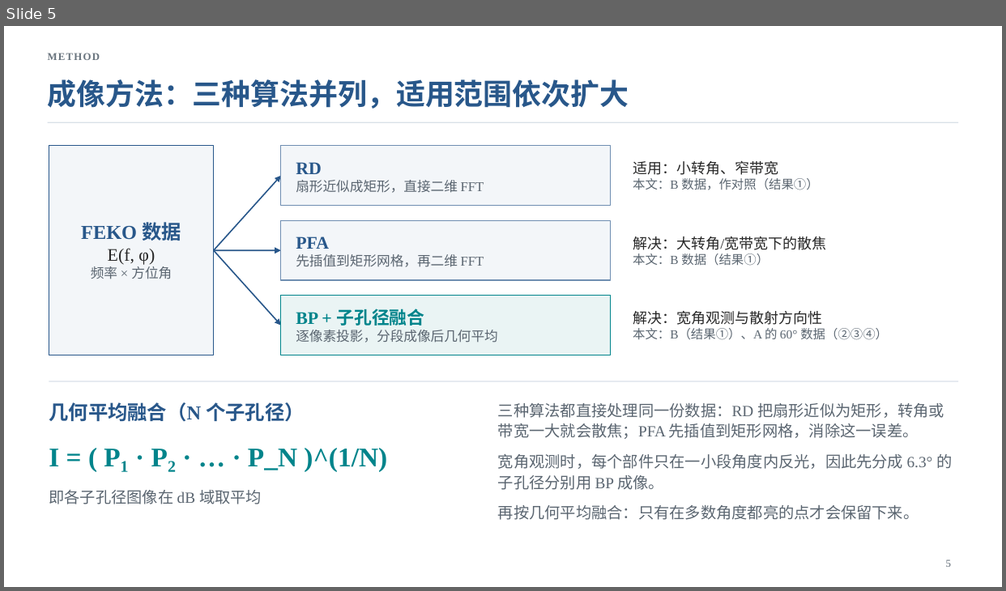
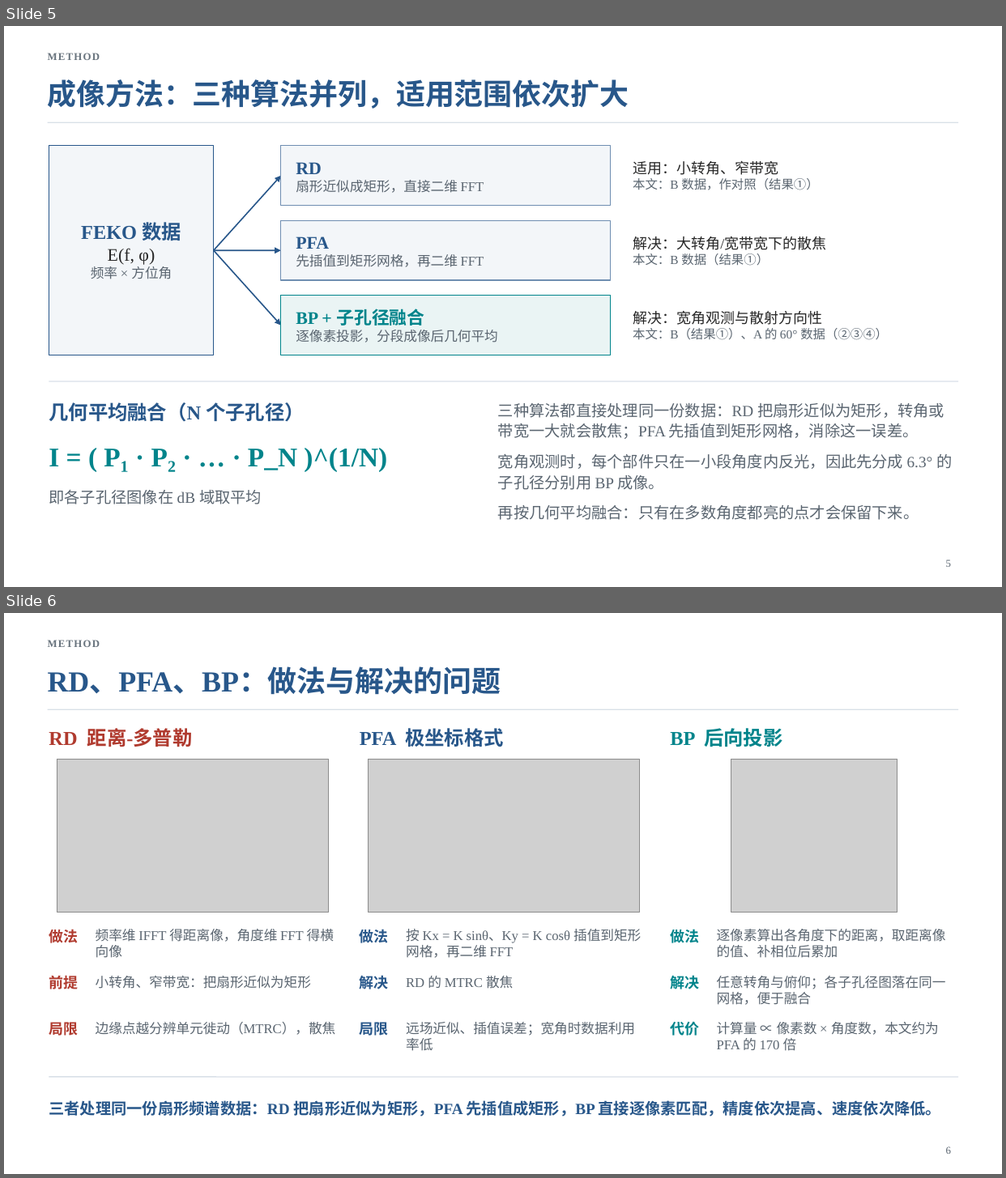
Before and after one commit to anotherdimension1013-del/2026whph, a slide deck: isar/ppt/ISAR_RADARSAT1_汇报.pptx. Shown one above the other, each under a label of ours: slide 5 before the commit, slides 5 and 6 after it. The pictures are 1006x591 and 1006x1178 pixels, drawn with LibreOffice and Linux fonts; fonts in the diff are those of the drawing; grey boxes stand for pictures; background and template pictures are left out. Boxes give left, top, right and bottom in pixels: in the first picture for what was removed or moved away, otherwise in the second. Text is boxed around its words. In the diff, an @@ line names an element or a change of style, - is before the commit and + after.

```diff
--- a/isar/ppt/ISAR_RADARSAT1_汇报.pptx
+++ b/isar/ppt/ISAR_RADARSAT1_汇报.pptx
@@ slide 6 added at <box>4,613,1002,1174</box>, background #FFFFFF; not listed: 1 template element that a slide beside it also shows @@
@@ text added at <box>48,640,100,647</box>, 10 pt, text #68737D, bold @@
+METHOD
@@ title added at <box>48,670,501,695</box>, 28 pt, text #28578A, bold @@
+RD、PFA、BP：做法与解决的问题
@@ text added at <box>49,728,193,747</box>, 19 pt, text #B03A2E, bold @@
+RD 距离-多普勒
@@ text added at <box>360,728,504,747</box>, 19 pt, text #28578A, bold @@
+PFA 极坐标格式
@@ text added at <box>670,728,782,747</box>, 19 pt, text #00848B, bold @@
+BP 后向投影
@@ picture added at <box>57,759,329,913</box> @@
@@ picture added at <box>368,759,640,913</box> @@
@@ picture added at <box>731,759,897,913</box> @@
@@ text added at <box>49,929,78,943</box>, 14 pt, text #B03A2E, bold @@
+做法
@@ text added at <box>96,929,334,958</box>, 13 pt, text #5A6570 @@
+频率维 IFFT 得距离像，角度维 FFT 得横向像
@@ text added at <box>360,929,389,943</box>, 14 pt, text #28578A, bold @@
+做法
@@ text added at <box>406,929,641,958</box>, 13 pt, text #5A6570 @@
+按 Kx = K sinθ、Ky = K cosθ 插值到矩形网格，再二维 FFT
@@ text added at <box>670,929,699,943</box>, 14 pt, text #00848B, bold @@
+做法
@@ text added at <box>717,929,946,958</box>, 13 pt, text #5A6570 @@
+逐像素算出各角度下的距离，取距离像的值、补相位后累加
@@ text added at <box>49,976,78,990</box>, 14 pt, text #B03A2E, bold @@
+前提
@@ text added at <box>96,976,311,989</box>, 13 pt, text #5A6570 @@
+小转角、窄带宽：把扇形近似为矩形
@@ text added at <box>360,975,389,990</box>, 14 pt, text #28578A, bold @@
+解决
@@ text added at <box>406,976,513,989</box>, 13 pt, text #5A6570 @@
+RD 的 MTRC 散焦
@@ text added at <box>670,975,699,990</box>, 14 pt, text #00848B, bold @@
+解决
@@ text added at <box>717,976,946,1005</box>, 13 pt, text #5A6570 @@
+任意转角与俯仰；各子孔径图落在同一网格，便于融合
@@ text added at <box>49,1022,78,1036</box>, 14 pt, text #B03A2E, bold @@
+局限
@@ text added at <box>96,1022,336,1035</box>, 13 pt, text #5A6570 @@
+边缘点越分辨单元徙动（MTRC），散焦
@@ text added at <box>360,1022,389,1036</box>, 14 pt, text #28578A, bold @@
+局限
@@ text added at <box>406,1022,635,1051</box>, 13 pt, text #5A6570 @@
+远场近似、插值误差；宽角时数据利用率低
@@ text added at <box>670,1021,699,1036</box>, 14 pt, text #00848B, bold @@
+代价
@@ text added at <box>717,1022,939,1051</box>, 13 pt, text #5A6570 @@
+计算量 ∝ 像素数 × 角度数，本文约为 PFA 的 170 倍
@@ line added from (49, 1077) to (958, 1077), #D9E0E8 1 pt @@
@@ text added at <box>49,1101,941,1117</box>, 15 pt, text #28578A, bold @@
+三者处理同一份扇形频谱数据：RD 把扇形近似为矩形，PFA 先插值成矩形，BP 直接逐像素匹配，精度依次提高、速度依次降低。
@@ page number added at <box>946,1147,951,1154</box>, 10 pt, text #5A6570 @@
+6
```
Also in this commit, not shown: 1 slide changed, 5 other files.
